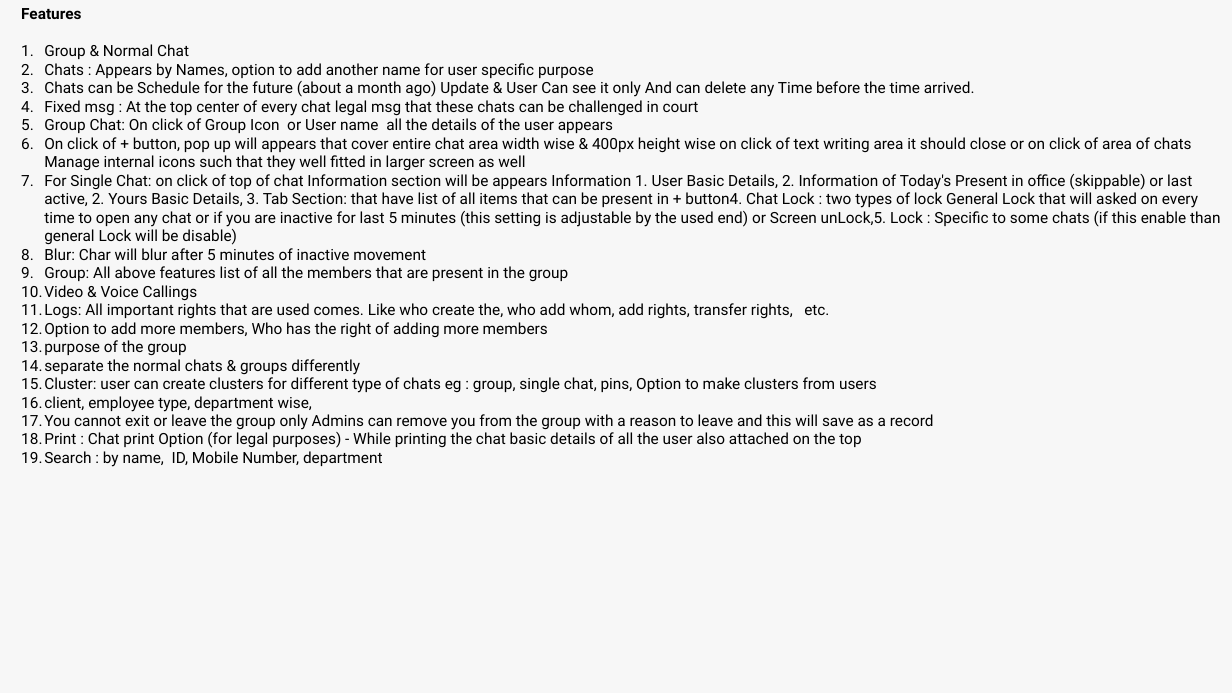
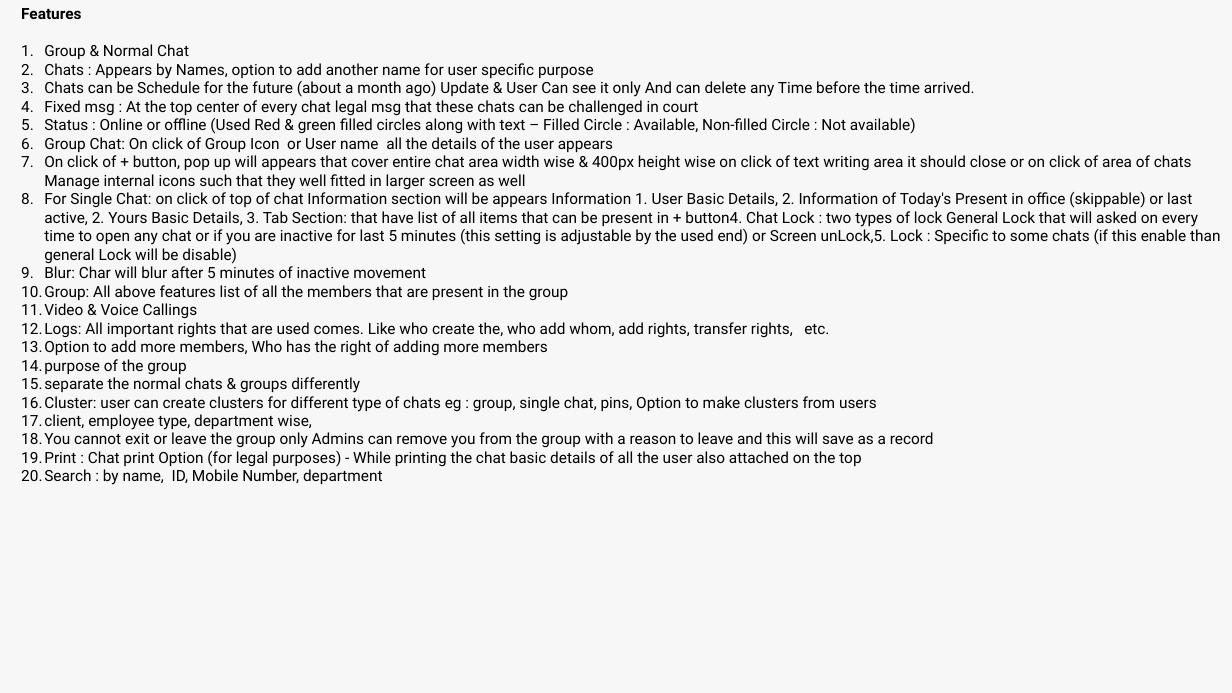
Before and after one commit to Danishan1/Html-CSS-Projects, a slide deck: slide 4 of Design Requirement/Chat/Chat - LetsDiscuss.pptx. Drawn at 1232x693 pixels with LibreOffice and Linux fonts; fonts in the diff are those of the drawing. Boxes give left, top, right and bottom in pixels: in the first picture for what was removed or moved away, otherwise in the second. Text is boxed around its words. In the diff, an @@ line names an element or a change of style, - is before the commit and + after.

```diff
--- a/Design Requirement/Chat/Chat - LetsDiscuss.pptx
+++ b/Design Requirement/Chat/Chat - LetsDiscuss.pptx
@@ text at (44, 118, 916, 134): paragraph added @@
+5. Status : Online or offline (Used Red & green filled circles along with text – Filled Circle : Available, Non-filled Circle : Not available)
```
Also in this commit, not shown: 5 other files.
